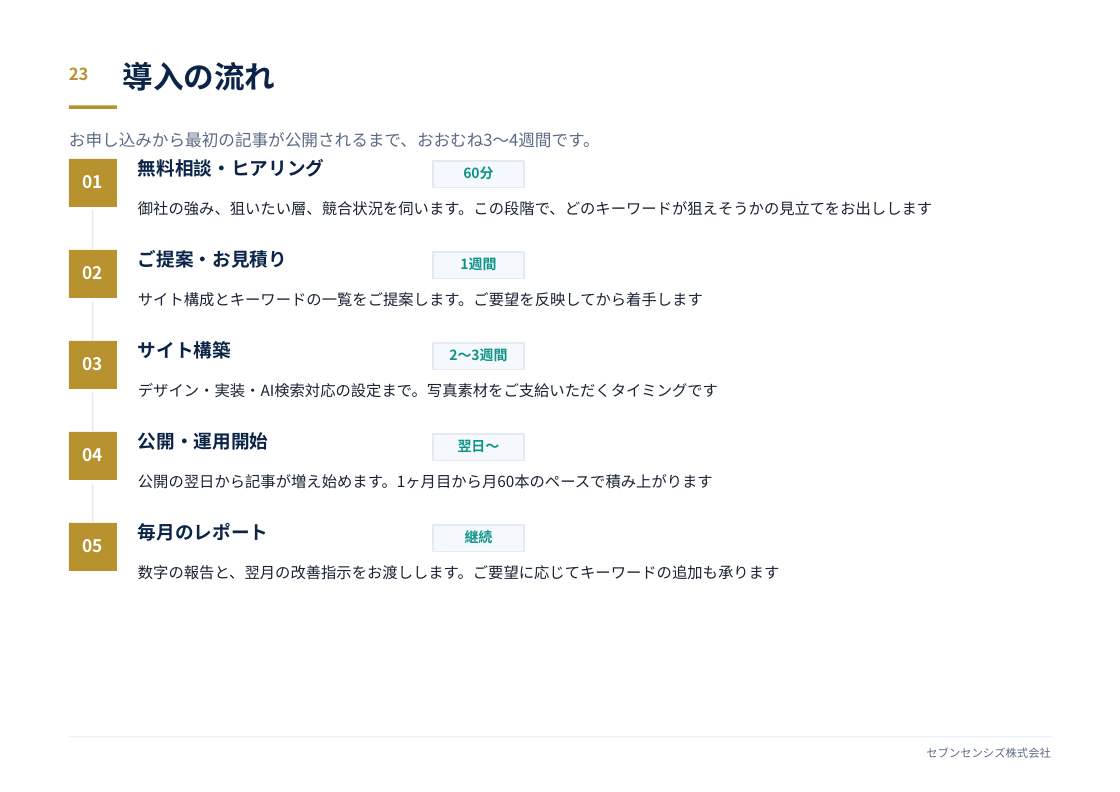
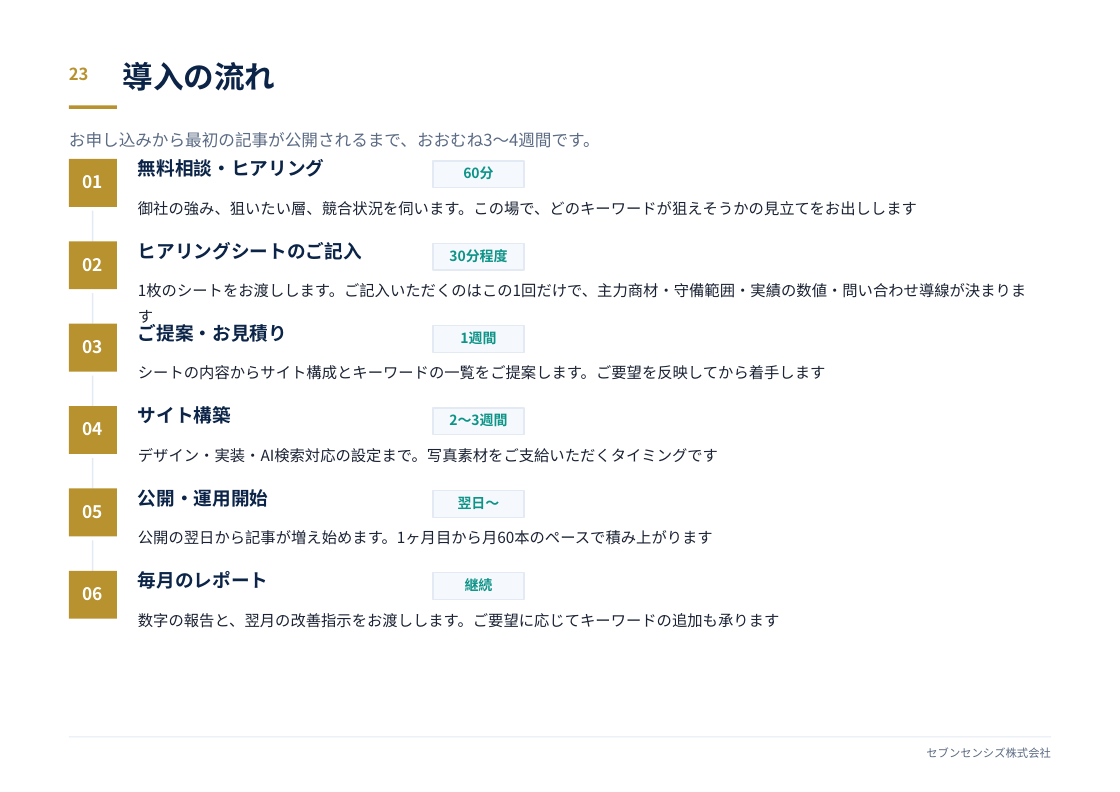
Before and after one commit to yoshi4476/SS-AIO-LP, a slide deck: slide 26 of docs/sales/service-proposal.pptx. Drawn at 1120x792 pixels with LibreOffice and Linux fonts; fonts in the diff are those of the drawing. Boxes give left, top, right and bottom in pixels: in the first picture for what was removed or moved away, otherwise in the second. Text is boxed around its words. In the diff, an @@ line names an element or a change of style, - is before the commit and + after.

```diff
--- a/docs/sales/service-proposal.pptx
+++ b/docs/sales/service-proposal.pptx
@@ text at (138,201,917,216): text changed @@
-御社の強み、狙いたい層、競合状況を伺います。この段階で、どのキーワードが狙えそうかの見立てをお出しします
+御社の強み、狙いたい層、競合状況を伺います。この場で、どのキーワードが狙えそうかの見立てをお出しします
@@ rectangle: place and size @@
-rectangle at (92,211,94,249)
+rectangle at (92,211,94,241)
@@ text added at (138,242,362,260), 14 pt, text #0B2447, bold @@
+ヒアリングシートのご記入
@@ 2 rectangles, 1 text: place and size @@
-2 rectangles, 1 text at (69,250,524,298)
+2 rectangles, 1 text at (69,241,524,289)
@@ text added at (449,249,507,263), 10.5 pt, text #0D9488, bold @@
+30分程度
@@ rectangle: place and size @@
-rectangle at (92,302,94,340)
+rectangle at (92,293,94,324)
@@ text added at (138,283,1026,326), 11.5 pt, text #1A2233 @@
+1枚のシートをお渡しします。ご記入いただくのはこの1回だけで、主力商材・守備範囲・実績の数値・問い合わせ導線が決まります
@@ rectangle: place and size @@
-rectangle at (69,341,117,389)
+rectangle at (69,324,117,372)
@@ text "ご提案・お見積り": place and size @@
-text "ご提案・お見積り" at (138,250,287,268)
+text "ご提案・お見積り" at (138,321,287,342)
@@ rectangle: place and size @@
-rectangle at (433,343,524,370)
+rectangle at (433,326,524,353)
@@ text "1週間": place and size @@
-text "1週間" at (460,255,496,273)
+text "1週間" at (460,329,496,347)
@@ text "03": place and size @@
-text "03" at (83,357,103,371)
+text "03" at (83,340,103,354)
@@ rectangle: place and size @@
-rectangle at (92,393,94,431)
+rectangle at (92,376,94,406)
@@ text at (138,365,826,380): text changed @@
-サイト構成とキーワードの一覧をご提案します。ご要望を反映してから着手します
+シートの内容からサイト構成とキーワードの一覧をご提案します。ご要望を反映してから着手します
@@ 2 rectangles, 1 text: place and size @@
-2 rectangles, 1 text at (69,432,524,480)
+2 rectangles, 1 text at (69,406,524,454)
@@ 3 texts: place and size @@
-3 texts at (138,341,718,398)
+3 texts at (138,406,718,463)
@@ rectangle: place and size @@
-rectangle at (92,484,94,522)
+rectangle at (92,458,94,489)
@@ 2 rectangles, 1 text: place and size @@
-2 rectangles, 1 text at (69,523,524,571)
+2 rectangles, 1 text at (69,489,524,537)
@@ 3 texts: place and size @@
-3 texts at (138,432,713,489)
+3 texts at (138,489,713,545)
@@ rectangle added at (92,540,94,571), fill #E3EAF3 @@
@@ rectangle added at (69,571,117,619), fill #B7922E @@
@@ text added at (83,587,103,600), 13 pt, text #FFFFFF, bold @@
+06
@@ rectangle added at (433,573,524,600), fill #F5F8FC, outline #E3EAF3 1 pt @@
@@ 3 texts: place and size @@
-3 texts at (138,523,779,580)
+3 texts at (138,571,779,628)
```
Also in this commit, not shown: 3 other files.
